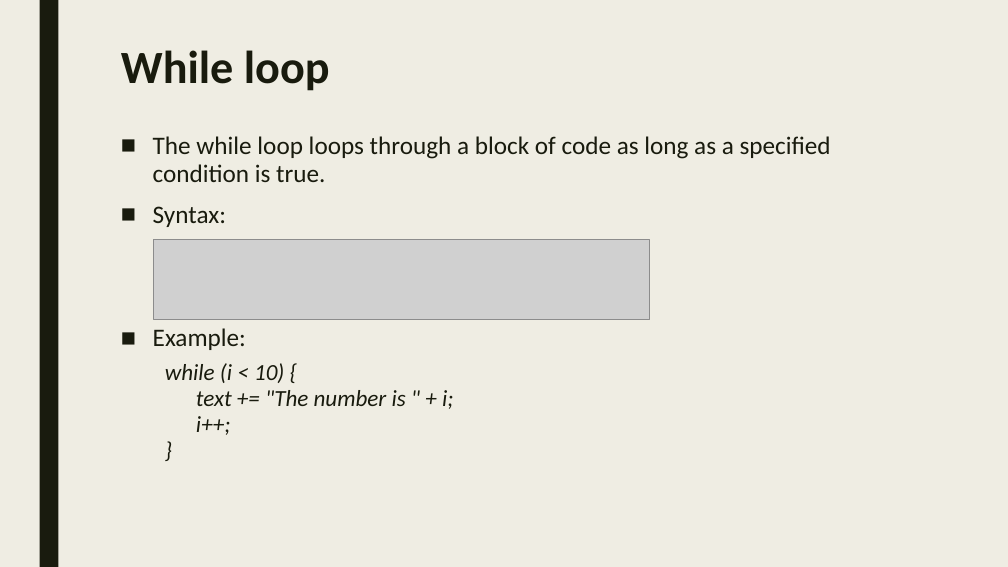
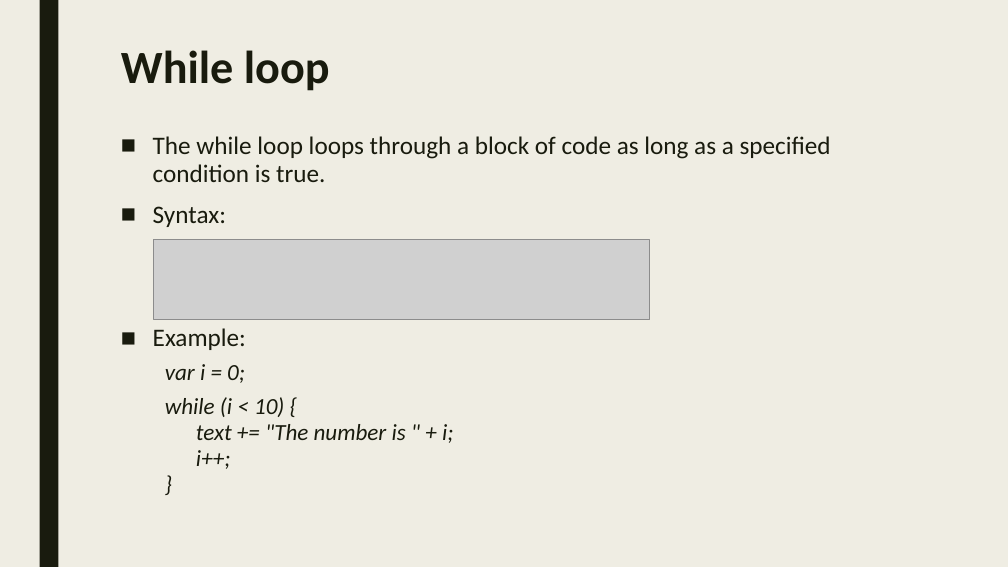
Before and after one commit to sayyidkhan/web_intro_2022, a slide deck: slide 28 of 4_Obj Func.pptx. Drawn at 1008x567 pixels with LibreOffice and Linux fonts; fonts in the diff are those of the drawing; grey boxes stand for pictures. Boxes give left, top, right and bottom in pixels: in the first picture for what was removed or moved away, otherwise in the second. Text is boxed around its words. In the diff, an @@ line names an element or a change of style, - is before the commit and + after.

```diff
--- a/4_Obj Func.pptx
+++ b/4_Obj Func.pptx
@@ text at <box>165,364,245,383</box>: paragraph added @@
+  var i = 0;
```
Also in this commit, not shown: 17 other files.
